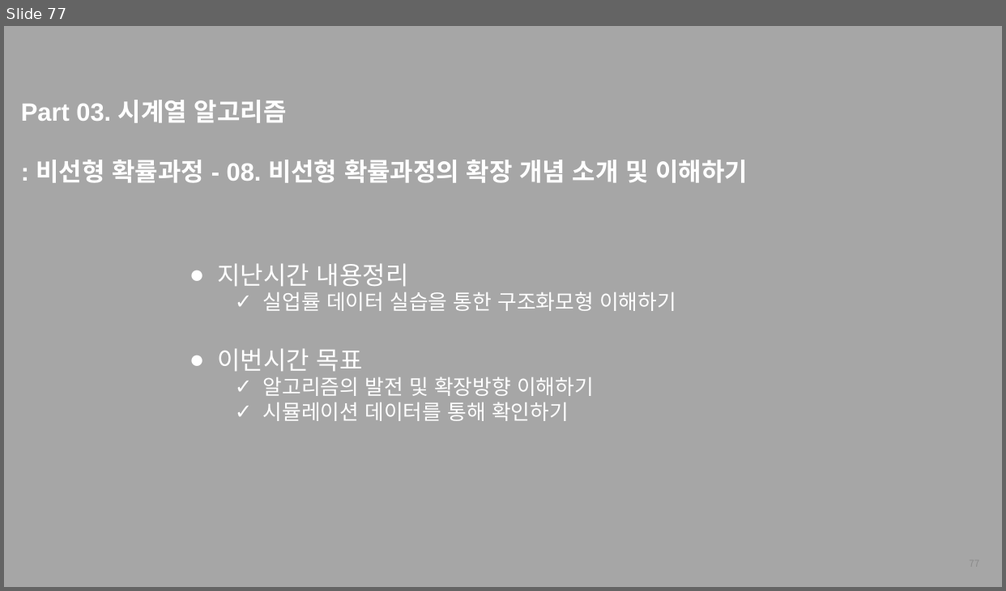
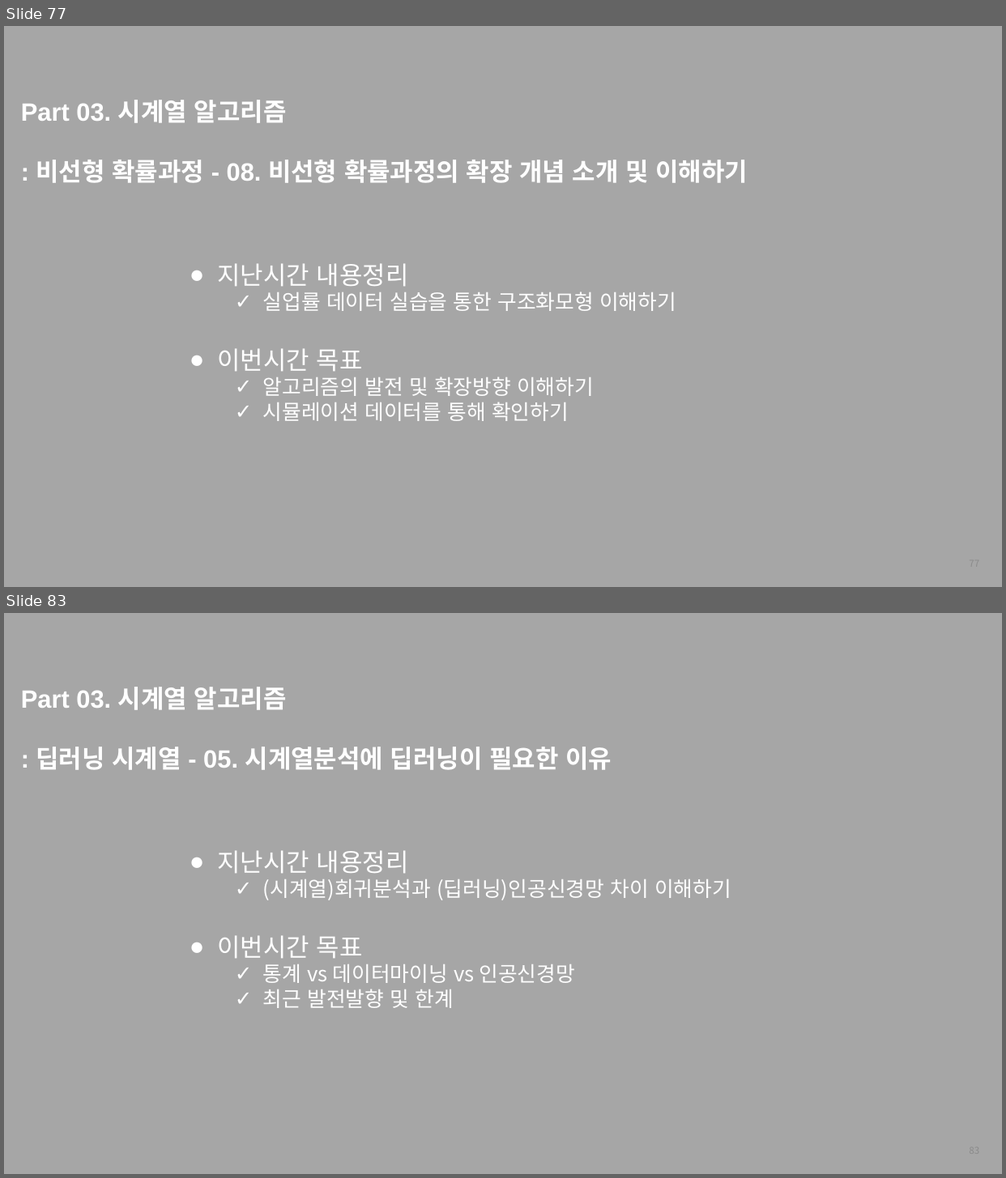
Before and after one commit to thekimk/All-About-Time-Series-Analysis, a slide deck: [FastCampus] 커리큘럼_김경원박사.pptx. Shown one above the other, each under a label of ours: slide 77 before the commit, slides 77 and 83 after it; the slides between them are not shown. The pictures are 1006x591 and 1006x1178 pixels, drawn with LibreOffice and Linux fonts; fonts in the diff are those of the drawing; background and template pictures are left out. Boxes give left, top, right and bottom in pixels: in the first picture for what was removed or moved away, otherwise in the second. Text is boxed around its words. In the diff, an @@ line names an element or a change of style, - is before the commit and + after.

```diff
--- a/[FastCampus] 커리큘럼_김경원박사.pptx
+++ b/[FastCampus] 커리큘럼_김경원박사.pptx
@@ slide 83 added at [4,613,1002,1174], background #A6A6A6 @@
@@ text added at [21,687,612,770], 24 pt, text #FFFFFF, bold @@
+Part 03. 시계열 알고리즘
+: 딥러닝 시계열 - 05. 시계열분석에 딥러닝이 필요한 이유
@@ text added at [218,850,731,1008], 20 pt, text #FFFFFF @@
+● 지난시간 내용정리
+  ✓ (시계열)회귀분석과 (딥러닝)인공신경망 차이 이해하기
+● 이번시간 목표
+  ✓ 통계 vs 데이터마이닝 vs 인공신경망
+  ✓ 최근 발전발향 및 한계
@@ page number added at [756,1136,988,1166], 9 pt, text #8C8C8C @@
+83
```
Also in this commit, not shown: 12 other slides added, 2 other files.
